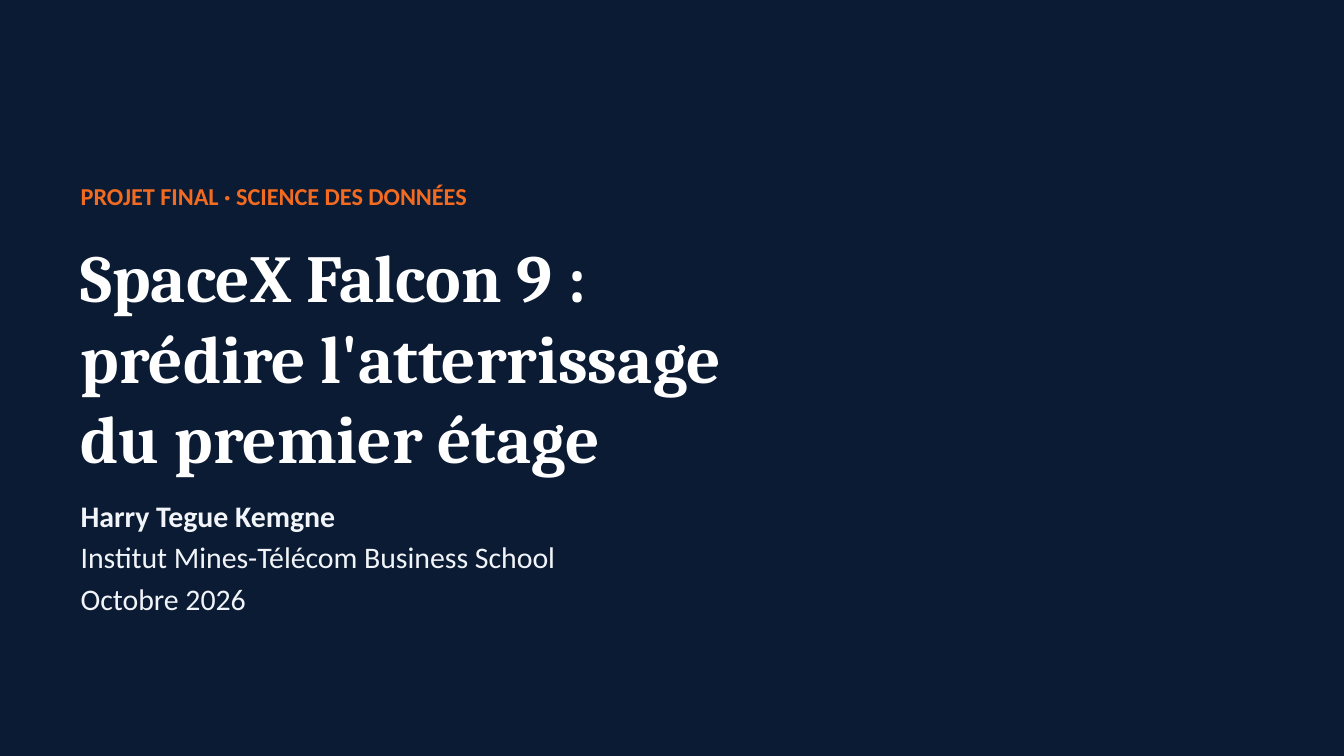
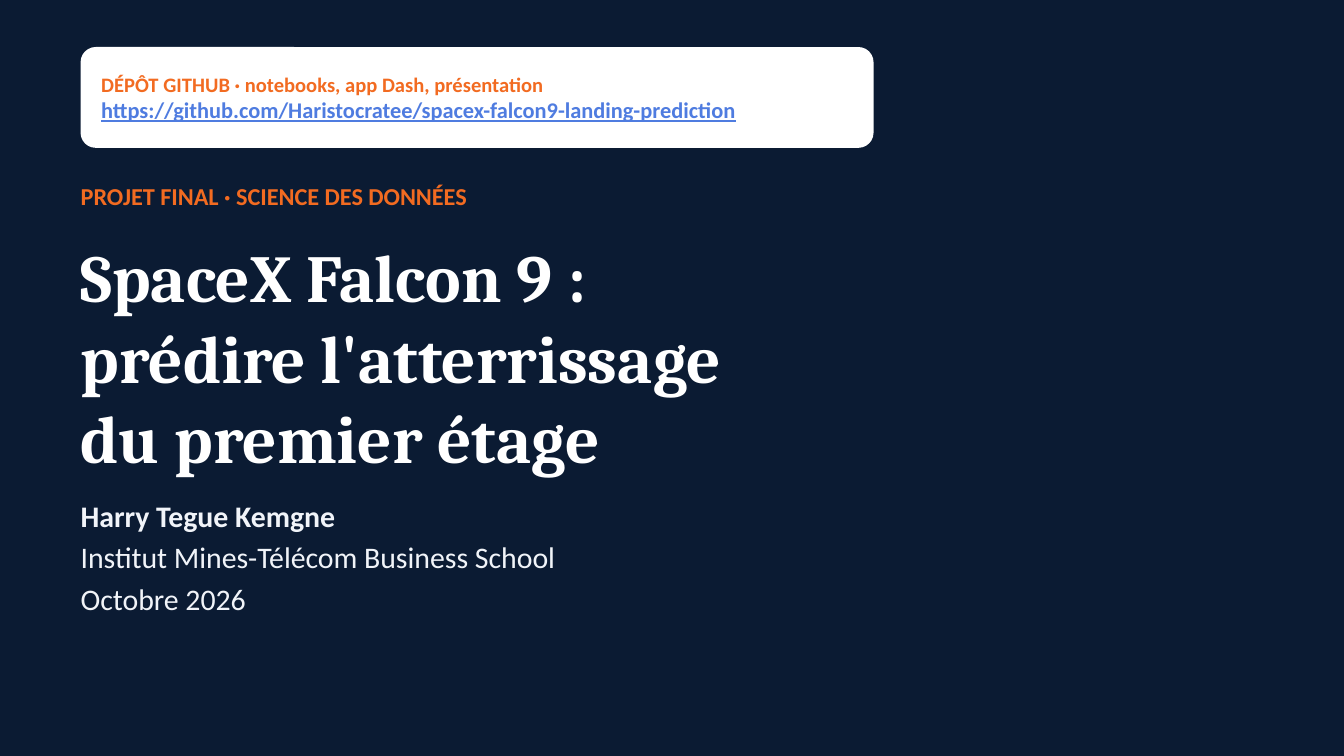
Before and after one commit to Haristocratee/spacex-falcon9-landing-prediction, a slide deck: slide 1 of presentation/Projet_final_SpaceX_Falcon9.pptx. Drawn at 1344x756 pixels with LibreOffice and Linux fonts; fonts in the diff are those of the drawing; background and template pictures are left out. Boxes give left, top, right and bottom in pixels: in the first picture for what was removed or moved away, otherwise in the second. Text is boxed around its words. In the diff, an @@ line names an element or a change of style, - is before the commit and + after.

```diff
--- a/presentation/Projet_final_SpaceX_Falcon9.pptx
+++ b/presentation/Projet_final_SpaceX_Falcon9.pptx
@@ rounded rectangle added at [81, 47, 874, 148], fill #FFFFFF, 12 pt, text #4F7CE0, bold, underline @@
+DÉPÔT GITHUB · notebooks, app Dash, présentation
+https://github.com/Haristocratee/spacex-falcon9-landing-prediction
```
Also in this commit, not shown: 1 other file.
